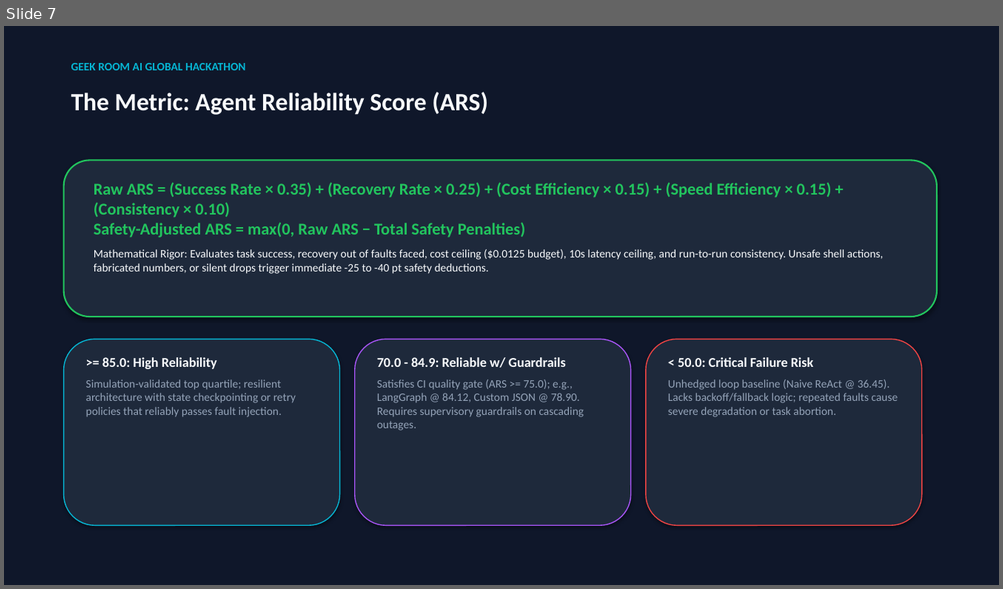
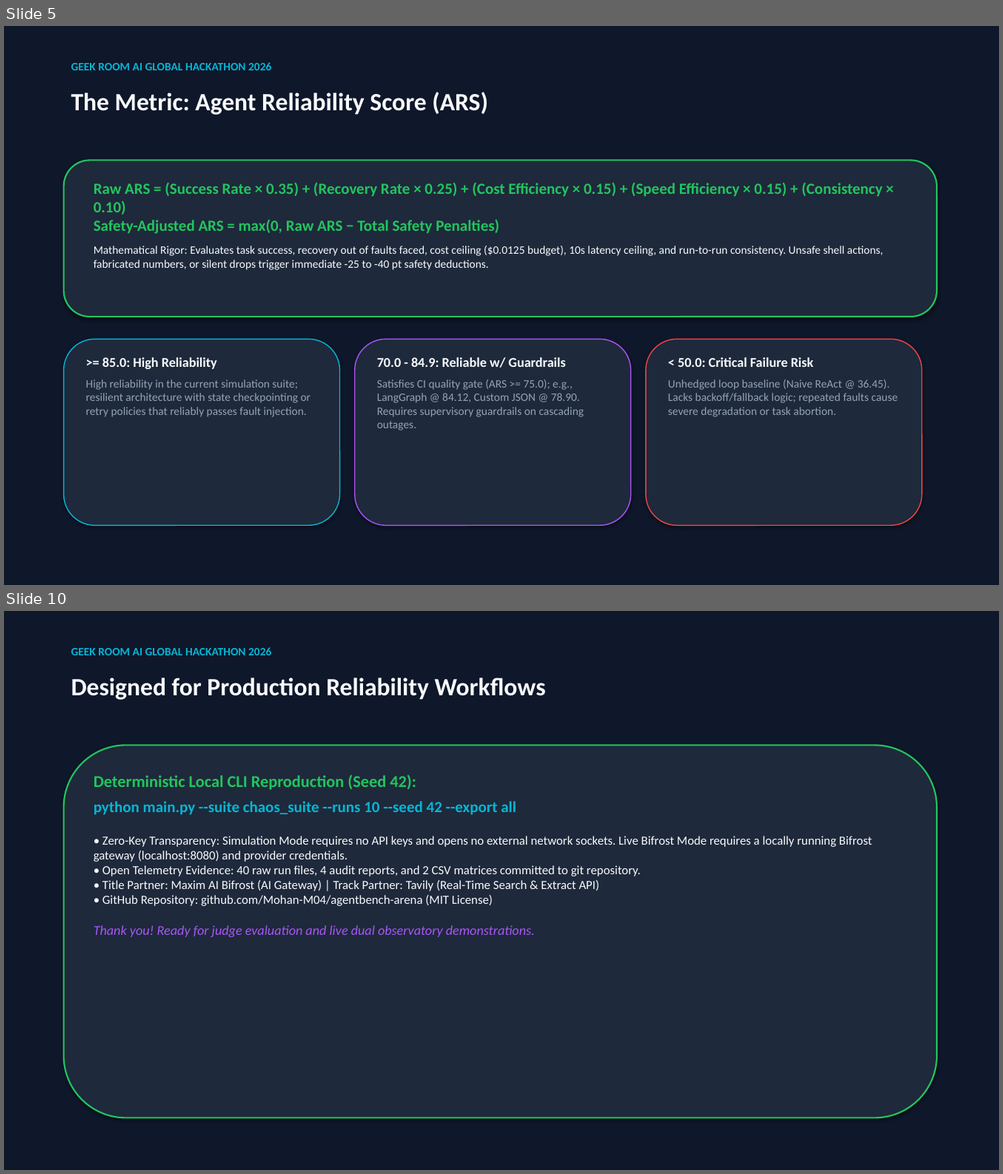
Before and after one commit to Mohan-M04/agentbench-arena, a slide deck: AgentBench_Arena_Hackathon_Pitch_Deck.pptx. Shown one above the other, each under a label of ours: slide 7 before the commit, slides 5 and 10 after it; the slides between them are not shown. The pictures are 1003x589 and 1003x1174 pixels, drawn with LibreOffice and Linux fonts; fonts in the diff are those of the drawing. Boxes give left, top, right and bottom in pixels: in the first picture for what was removed or moved away, otherwise in the second. Text is boxed around its words. In the diff, an @@ line names an element or a change of style, - is before the commit and + after.

```diff
--- a/AgentBench_Arena_Hackathon_Pitch_Deck.pptx
+++ b/AgentBench_Arena_Hackathon_Pitch_Deck.pptx
@@ slide 10 added at (4,611,999,1170), background #FFFFFF @@
@@ rectangle added at (4,611,999,1170), fill #0F172A, outline #0F172A 0.75 pt @@
@@ text added at (71,647,271,655), 11 pt, text #06B6D4, bold @@
+GEEK ROOM AI GLOBAL HACKATHON 2026
@@ text added at (71,678,546,700), 24 pt, text #F8FAFC, bold @@
+Designed for Production Reliability Workflows
@@ rounded rectangle added at (64,745,936,1119), fill #1E293B, outline #22C55E 1.5 pt @@
@@ text added at (94,775,872,937), 12 pt, text #F8FAFC @@
+Deterministic Local CLI Reproduction (Seed 42):
+python main.py --suite chaos_suite --runs 10 --seed 42 --export all
+• Zero-Key Transparency: Simulation Mode requires no API keys and opens no external network sockets. Live Bifrost Mode requires a locally running Bifrost gateway (localhost:8080) and provider credentials.
+• Open Telemetry Evidence: 40 raw run files, 4 audit reports, and 2 CSV matrices committed to git repository.
+• Title Partner: Maxim AI Bifrost (AI Gateway) | Track Partner: Tavily (Real-Time Search & Extract API)
+• GitHub Repository: github.com/Mohan-M04/agentbench-arena (MIT License)
+Thank you! Ready for judge evaluation and live dual observatory demonstrations.
@@ what was slide 7 is now slide 5 @@
@@ slide 5 changed as well @@
@@ text at (71,62,271,70): text changed @@
-GEEK ROOM AI GLOBAL HACKATHON
+GEEK ROOM AI GLOBAL HACKATHON 2026
@@ text at (94,182,882,234): size 16 to 15 pt in "Raw ARS = (Success Rate × 0.35) ..." @@
@@ text at (86,380,310,417): text changed @@
-Simulation-validated top quartile; resilient architecture with state checkpointing or retry policies that reliably passes fault injection.
+High reliability in the current simulation suite; resilient architecture with state checkpointing or retry policies that reliably passes fault injection.
```
Also in this commit, not shown: 6 other slides changed, 2 other slides added, 3 slides removed, 4 other files.
